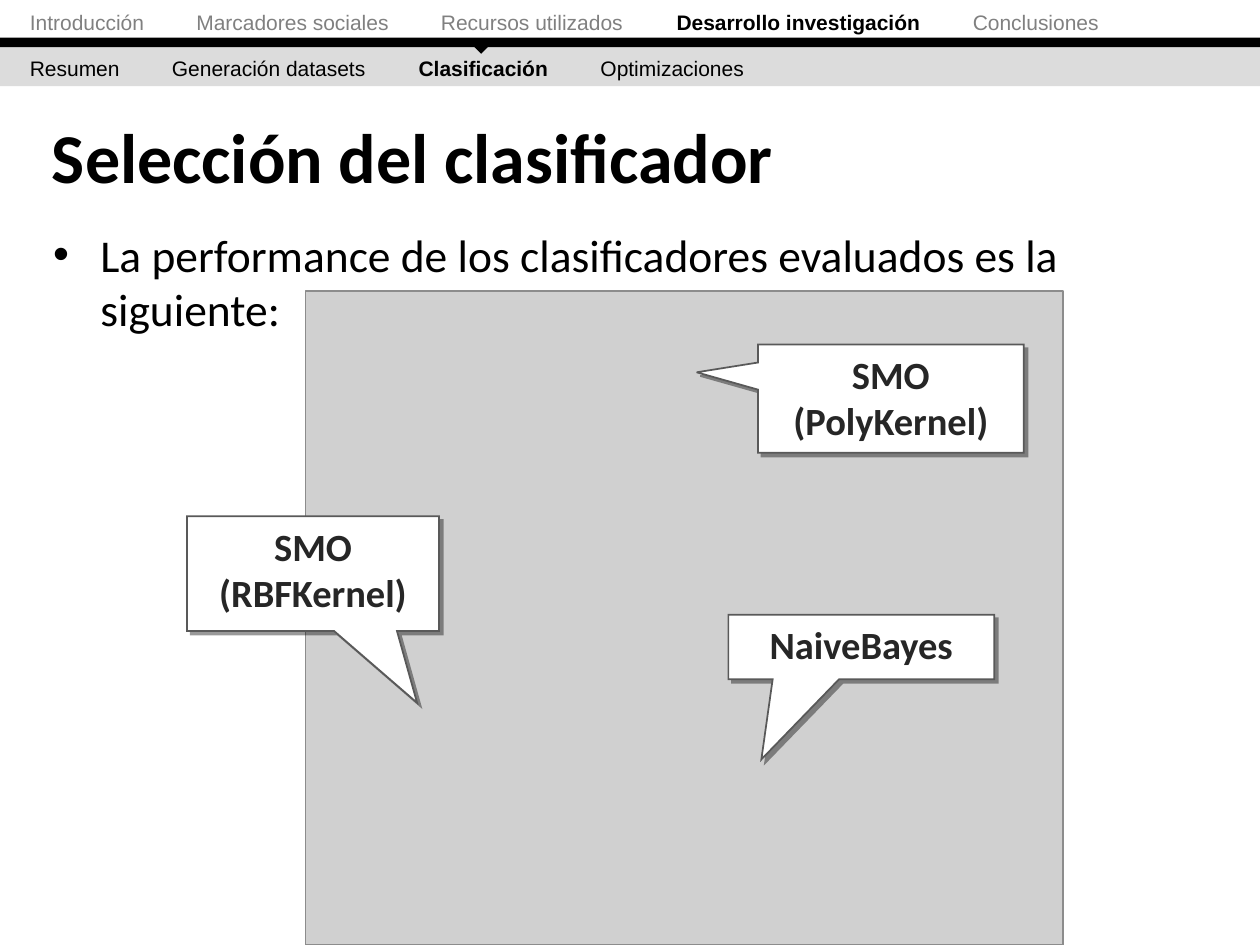
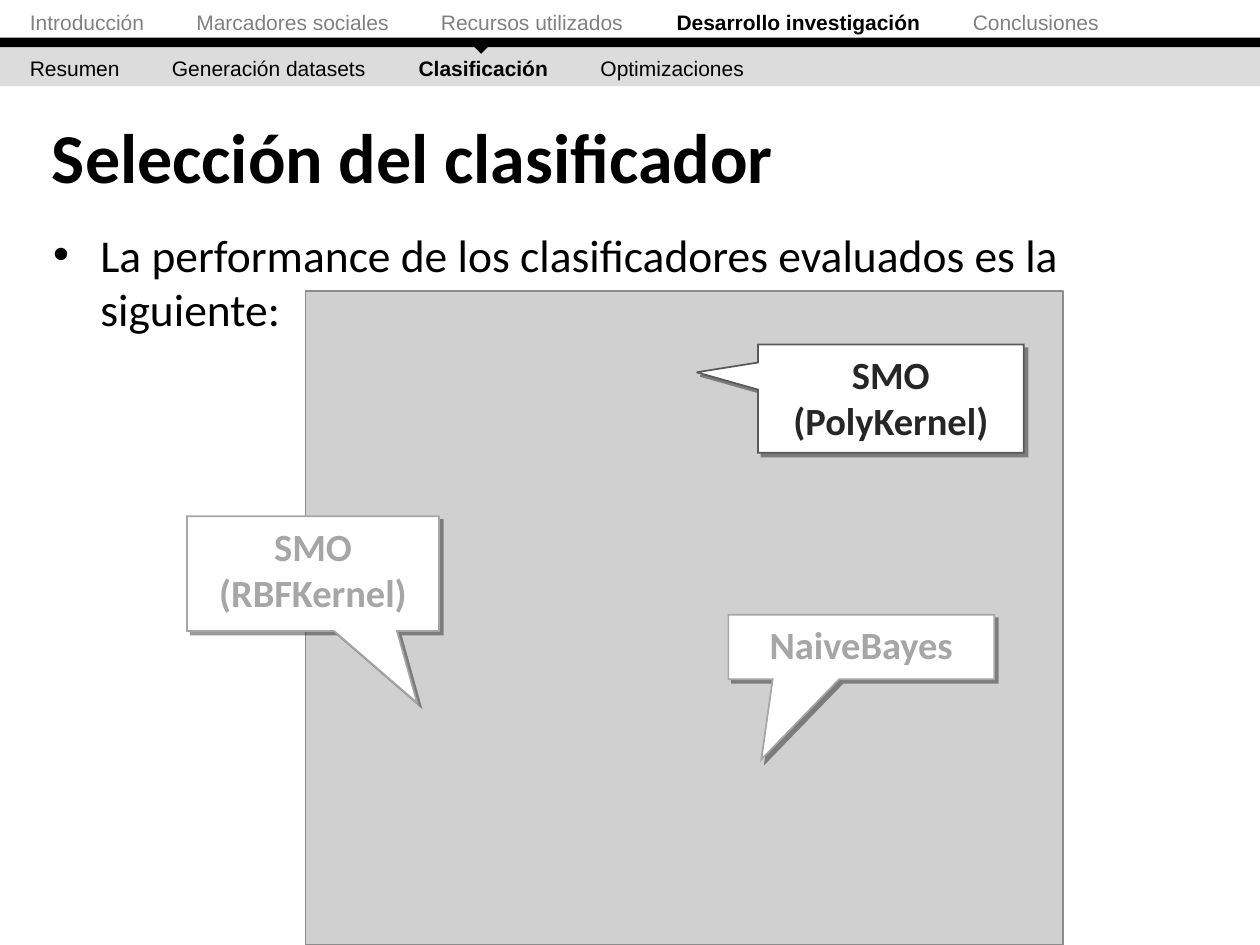
Before and after one commit to ak907kenai/nicotournetesis, a slide deck: slide 50 of docs_trunk/Presentación/Nicolás Tourné - Presentación Tesis (v2.2).ppt (slide 49 before the commit). Drawn at 1260x945 pixels with LibreOffice and Linux fonts; fonts in the diff are those of the drawing; grey boxes stand for pictures. Boxes give left, top, right and bottom in pixels: in the first picture for what was removed or moved away, otherwise in the second. Text is boxed around its words. In the diff, an @@ line names an element or a change of style, - is before the commit and + after.

```diff
--- a/docs_trunk/Presentación/Nicolás Tourné - Presentación Tesis (v2.2).ppt
+++ b/docs_trunk/Presentación/Nicolás Tourné - Presentación Tesis (v2.2).ppt
@@ speech box "SMO (RBFKernel)" at (186,517,438,631): text colour #262626 to #A6A6A6; outline #595959 0.99 pt to #A6A6A6 0.99 pt @@
@@ speech box "NaiveBayes" at (728,615,994,679): text colour #262626 to #A6A6A6; outline #595959 0.99 pt to #A6A6A6 0.99 pt @@
```
Also in this commit, not shown: 2 other slides changed, 2 slides added.
